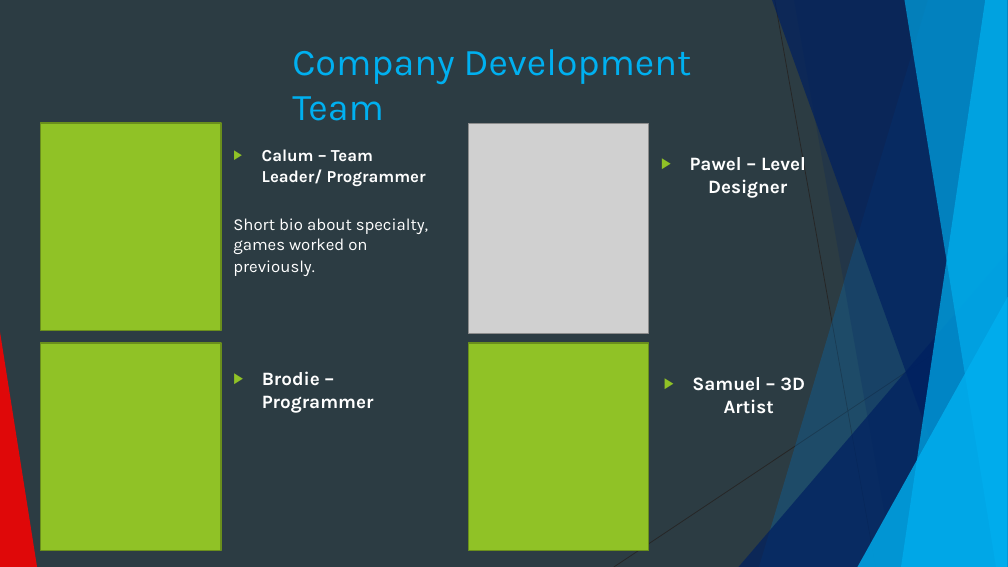
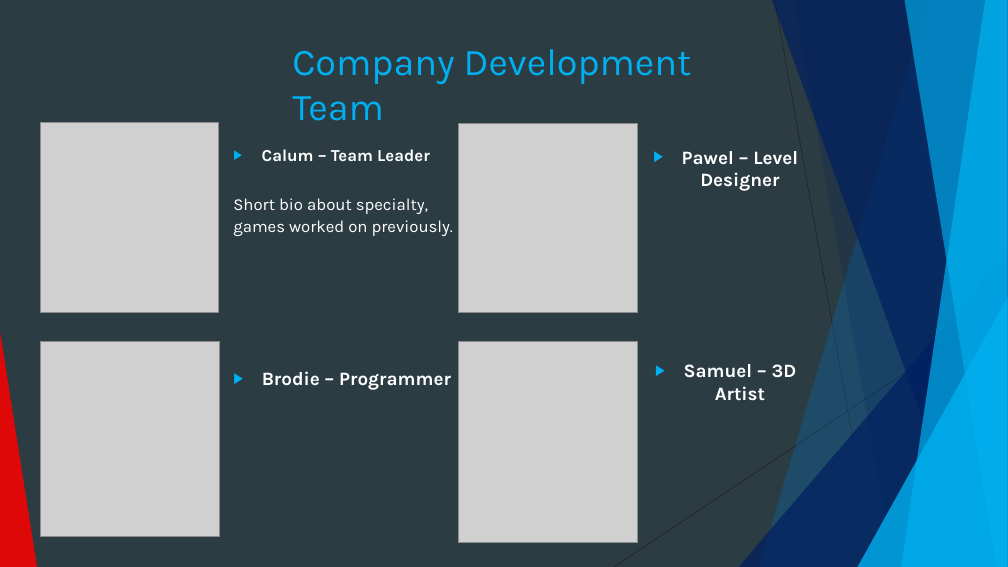
Before and after one commit to Pilokio/Tranzfuser, a slide deck: slide 3 of Virtual Pitch Presentation/Pitch.pptx. Drawn at 1008x567 pixels with LibreOffice and Linux fonts; fonts in the diff are those of the drawing; grey boxes stand for pictures. Boxes give left, top, right and bottom in pixels: in the first picture for what was removed or moved away, otherwise in the second. Text is boxed around its words. In the diff, an @@ line names an element or a change of style, - is before the commit and + after.

```diff
--- a/Virtual Pitch Presentation/Pitch.pptx
+++ b/Virtual Pitch Presentation/Pitch.pptx
@@ rectangle removed at <box>41,123,222,330</box> @@
@@ picture added at <box>41,122,219,312</box> @@
@@ text at <box>262,149,430,161</box>: text changed @@
-▶ Calum – Team Leader/ Programmer
+▶ Calum – Team Leader
@@ picture: place and size @@
-picture at <box>468,124,648,333</box>
+picture at <box>458,124,638,313</box>
@@ text "Pawel – Level Designer": place and size @@
-text "Pawel – Level Designer" at <box>690,157,806,198</box>
+text "Pawel – Level Designer" at <box>682,151,798,191</box>
@@ rectangle removed at <box>41,343,222,551</box> @@
@@ picture added at <box>41,341,220,536</box> @@
@@ picture added at <box>458,341,638,542</box> @@
@@ rectangle removed at <box>468,343,649,551</box> @@
@@ text "Samuel – 3D Artist": place and size @@
-text "Samuel – 3D Artist" at <box>692,377,805,414</box>
+text "Samuel – 3D Artist" at <box>684,364,797,401</box>
@@ bullet colour #90C226 to #00B0F0 in 3 elements at <box>682,151,798,191</box>, <box>684,364,797,401</box>, <box>262,371,451,390</box> @@
```
Also in this commit, not shown: 7 other slides changed, 1 slide added, 1 slide removed, 8 other files.
